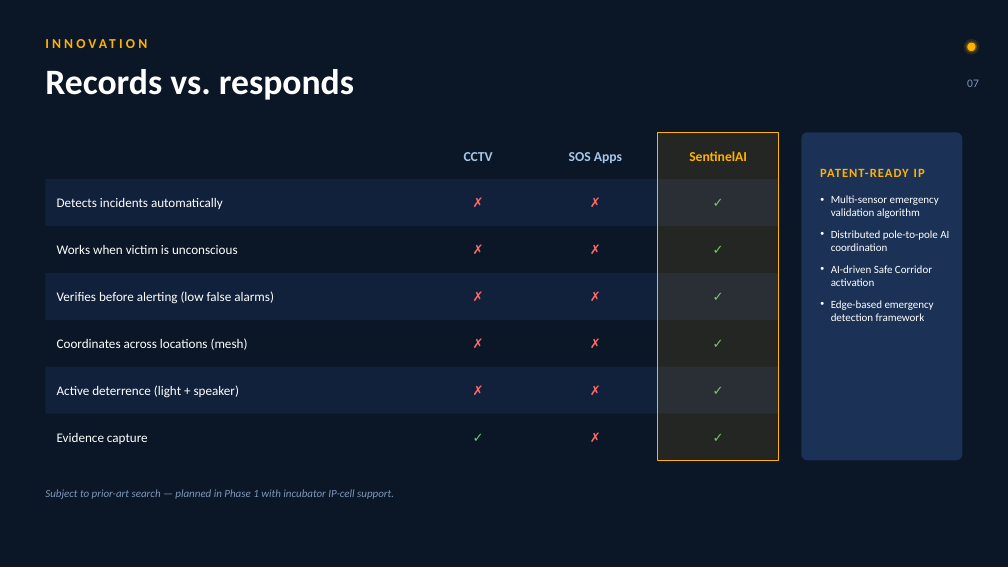
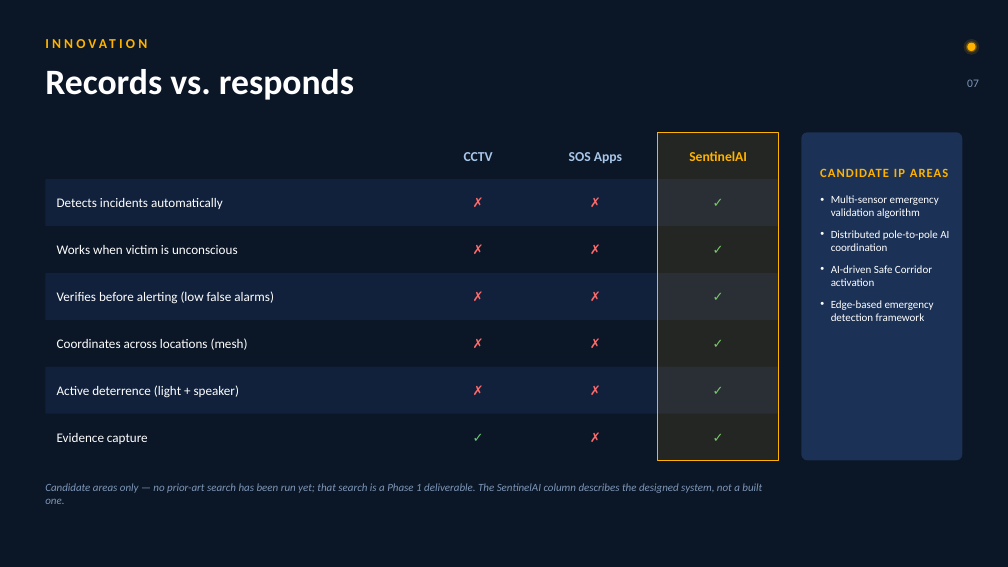
Before and after one commit to saatwik-1157/project_PathAhead, a slide deck: slide 7 of sentinelai/SentinelAI_Execution_Plan.pptx. Drawn at 1008x567 pixels with LibreOffice and Linux fonts; fonts in the diff are those of the drawing. Boxes give left, top, right and bottom in pixels: in the first picture for what was removed or moved away, otherwise in the second. Text is boxed around its words. In the diff, an @@ line names an element or a change of style, - is before the commit and + after.

```diff
--- a/sentinelai/SentinelAI_Execution_Plan.pptx
+++ b/sentinelai/SentinelAI_Execution_Plan.pptx
@@ text at bbox=[820, 168, 948, 177]: text changed @@
-PATENT-READY IP
+CANDIDATE IP AREAS
@@ text at bbox=[45, 483, 762, 504]: text changed @@
-Subject to prior-art search — planned in Phase 1 with incubator IP-cell support.
+Candidate areas only — no prior-art search has been run yet; that search is a Phase 1 deliverable. The SentinelAI column describes the designed system, not a built one.
```
Also in this commit, not shown: 6 other slides changed, 10 other files.
